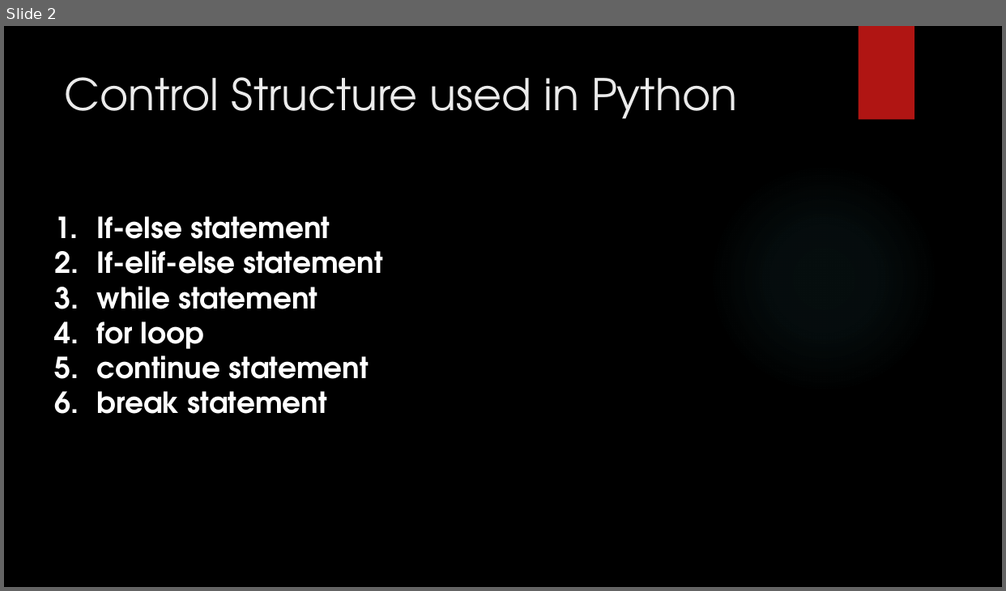
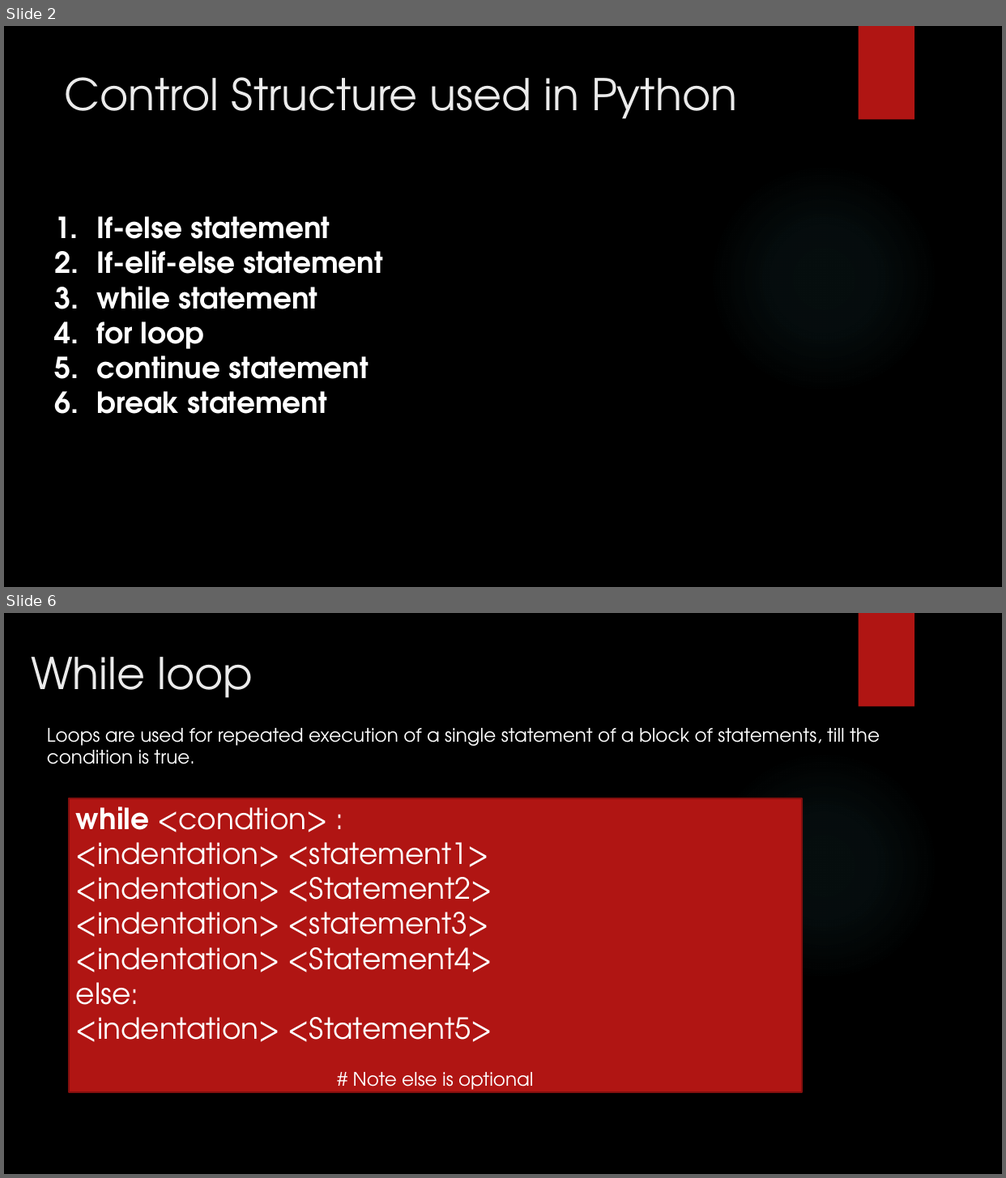
Before and after one commit to girishsukukumar/python, a slide deck: 3. Control_structures.pptx. Shown one above the other, each under a label of ours: slide 2 before the commit, slides 2 and 6 after it; the slides between them are not shown. The pictures are 1006x591 and 1006x1178 pixels, drawn with LibreOffice and Linux fonts; fonts in the diff are those of the drawing; background and template pictures are left out. Boxes give left, top, right and bottom in pixels: in the first picture for what was removed or moved away, otherwise in the second. Text is boxed around its words. In the diff, an @@ line names an element or a change of style, - is before the commit and + after.

```diff
--- a/3. Control_structures.pptx
+++ b/3. Control_structures.pptx
@@ slide 6 added at (4,613,1002,1174), background picture (left out); not listed: 2 template elements that a slide beside it also shows @@
@@ text added at (31,657,253,698), 42 pt, text #EBEBEB @@
+While loop
@@ text added at (47,728,880,764), 18 pt, text #FFFFFF @@
+Loops are used for repeated execution of a single statement of a block of statements, till the condition is true.
@@ rectangle added at (68,798,802,1093), fill #B01513, outline #82100E 1.5 pt, 28 pt, text #FFFFFF @@
+while <condtion> :
+<indentation> <statement1>
+<indentation> <Statement2>
+<indentation> <statement3>
+<indentation> <Statement4>
+else:
+<indentation> <Statement5>
+# Note else is optional
```
Also in this commit, not shown: 5 other slides added, 4 slides removed, 1 other file.
